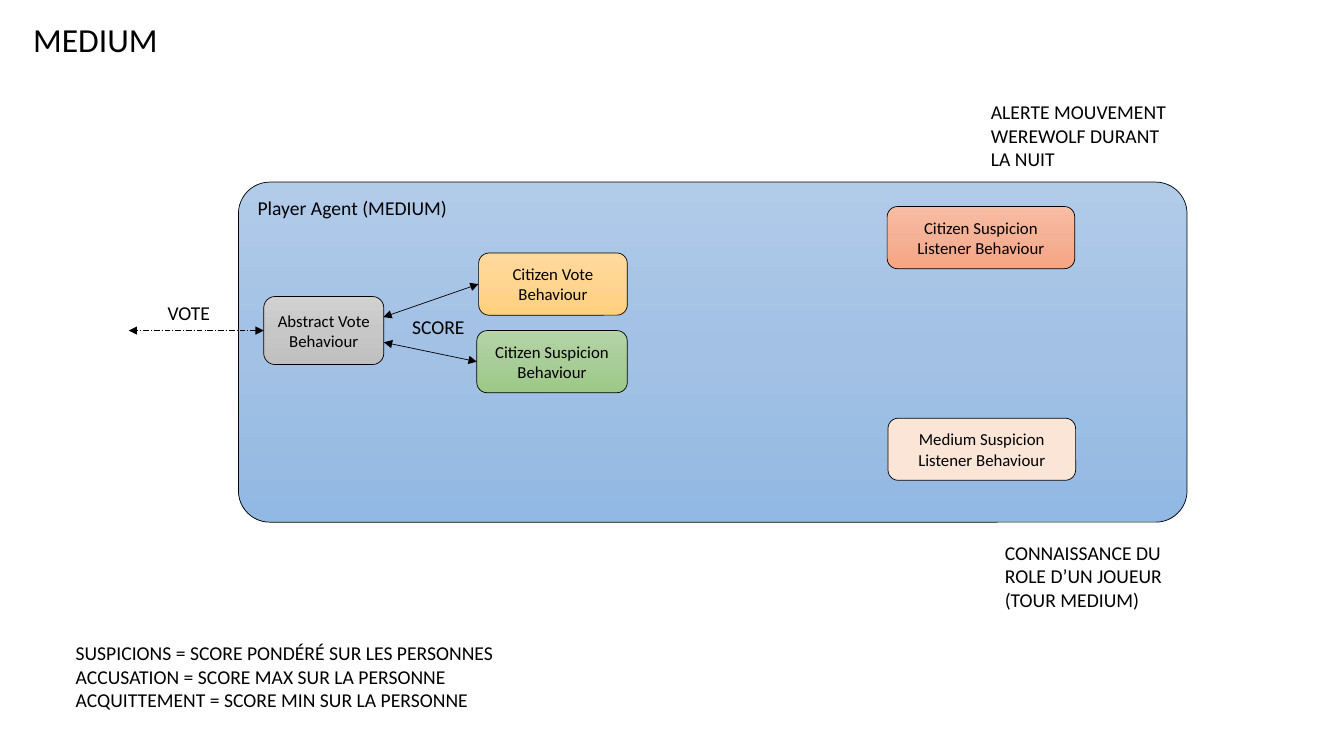
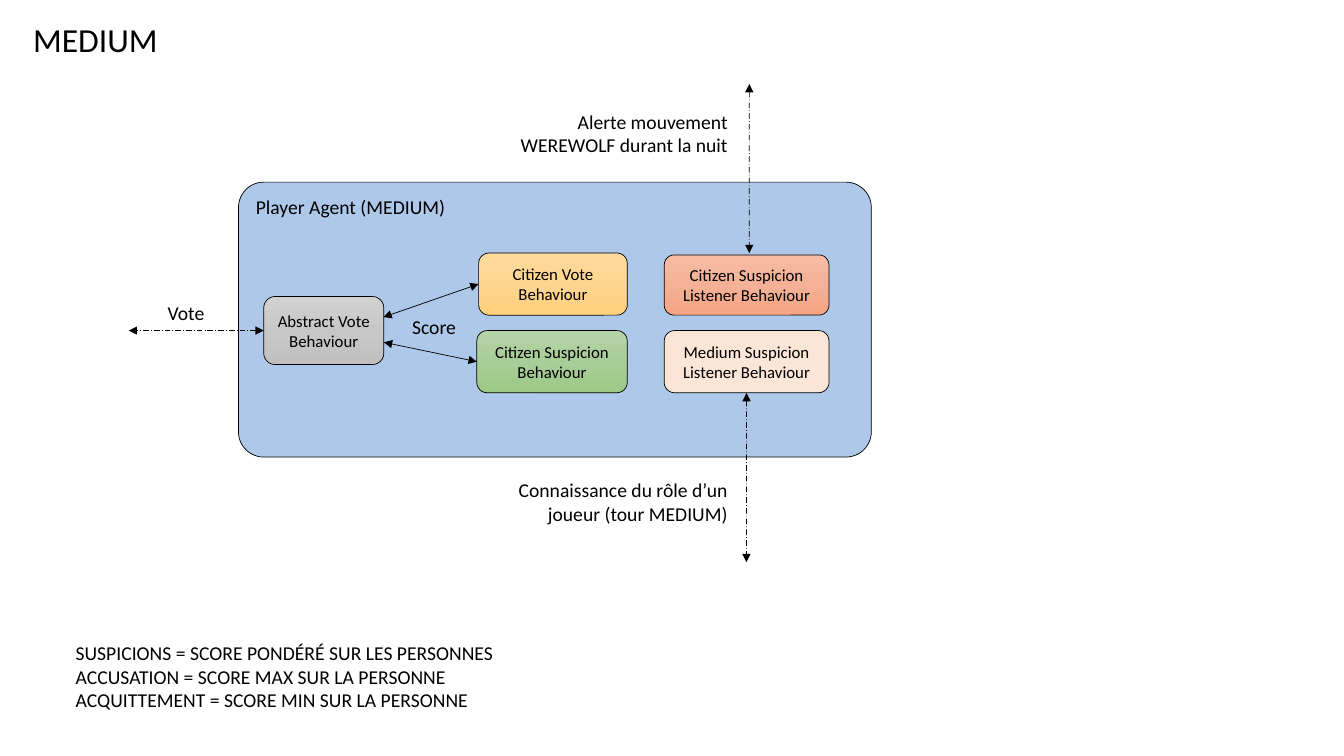
Before and after one commit to konamdav/Loup-Garou, a slide deck: slide 24 of README.pptx. Drawn at 1344x756 pixels with LibreOffice and Linux fonts; fonts in the diff are those of the drawing. Boxes give left, top, right and bottom in pixels: in the first picture for what was removed or moved away, otherwise in the second. Text is boxed around its words. In the diff, an @@ line names an element or a change of style, - is before the commit and + after.

```diff
--- a/README.pptx
+++ b/README.pptx
@@ double arrow added from (749, 84) to (749, 253), #000000 0.5 pt dashed @@
@@ text at <box>521,115,728,152</box>: text changed @@
-ALERTE MOUVEMENT
-WEREWOLF DURANT LA NUIT
+Alerte mouvement
+WEREWOLF durant la nuit
@@ rounded rectangle "Player Agent (MEDIUM)": place and size @@
-rounded rectangle "Player Agent (MEDIUM)" at <box>239,182,1188,522</box>
+rounded rectangle "Player Agent (MEDIUM)" at <box>239,182,872,458</box>
@@ rounded rectangle "Player Agent (MEDIUM)" at <box>239,182,872,458</box>: fill gradient #B1CBE9 to #A3C1E5 to #93B9E4 to #ADC8E8 @@
@@ rounded rectangle "Citizen Suspicion Listener Behaviour": place and size @@
-rounded rectangle "Citizen Suspicion Listener Behaviour" at <box>887,207,1075,269</box>
+rounded rectangle "Citizen Suspicion Listener Behaviour" at <box>664,255,830,316</box>
@@ text at <box>168,307,205,320</box>: text changed @@
-VOTE
+Vote
@@ text at <box>412,321,456,334</box>: text changed @@
-SCORE
+Score
@@ rounded rectangle "Medium Suspicion Listener Behaviour": place and size @@
-rounded rectangle "Medium Suspicion Listener Behaviour" at <box>888,418,1076,481</box>
+rounded rectangle "Medium Suspicion Listener Behaviour" at <box>664,331,830,393</box>
@@ double arrow added from (747, 393) to (747, 563), #000000 0.5 pt dashed @@
@@ text at <box>519,483,728,525</box>: text changed @@
-CONNAISSANCE DU ROLE D’UN JOUEUR
-(TOUR MEDIUM)
+Connaissance du rôle d’un joueur (tour MEDIUM)
```
Also in this commit, not shown: 8 other slides changed, 3 slides added.
